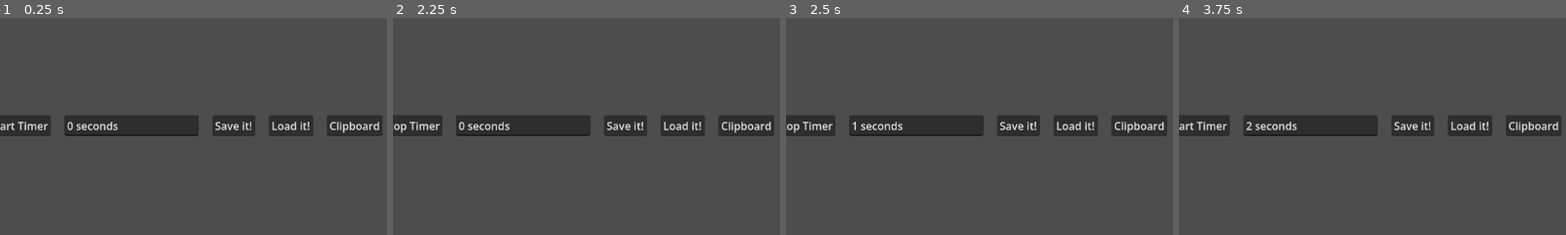
Above: before the commit, frames 1-4 (left to right).
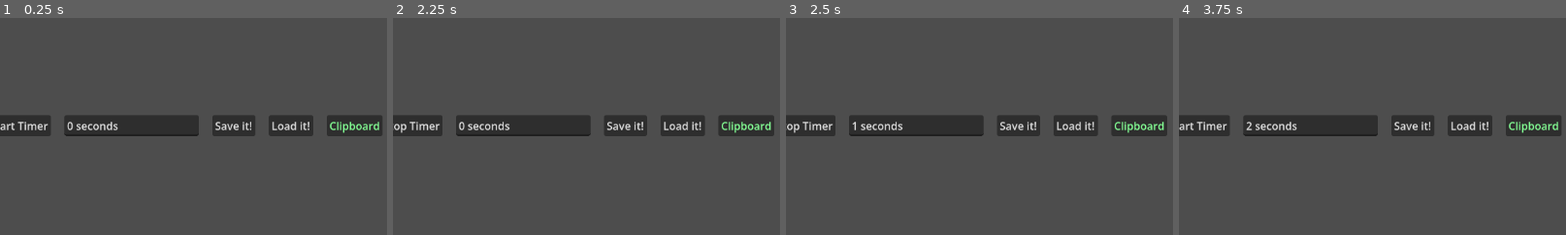
Above: after the commit, the same moments.

Repository: cbgames/GetPsyched
Game: Godot game, scene res://Scenes/test.tscn
The game is run twice, just before and just after one commit, with the same random seed, the same clock (stepped at 60 frames per second) and the same inputs.
Inputs:
- Up to frame 1 (0.25 s): no input
- Up to frame 2 (2.25 s): click "Start Timer" at 0.5 s; click "Stop Timer" at 1.25 s; click "Start Timer" at 2 s
- Up to frame 3 (2.5 s): no input
- Up to frame 4 (3.75 s): click "Clipboard" at 2.75 s; click "Stop Timer" at 3.5 s
The pictures show only the part of the screen within x 26-76%, y 25-75%; the shares and areas given below are measured in that part.

The runs differ from the first frame. In frame 1, 0.3% of the frame differs, in the area x 85-98%, y 47-54%; in frame 2, 0.3%, in the area x 84-98%, y 47-54%; in frame 3, 0.3%; in frame 4, 0.3%.

Commit message:
Changed color of clipboard button text

Diff:
--- a/Source/Scenes/test.tscn
+++ b/Source/Scenes/test.tscn
@@ -57,6 +57,7 @@
 
 [node name="Button_Copy" type="Button" parent="MarginContainer/VBoxContainer/HBoxContainer" unique_id=1666818049]
 layout_mode = 2
+theme_override_colors/font_color = Color(0.5184233, 1, 0.58283544, 1)
 text = "Clipboard"
 
 [connection signal="pressed" from="MarginContainer/VBoxContainer/HBoxContainer/Button_Start" to="." method="_on_button_start_pressed"]
Not shown, changed: docs/index.pck
